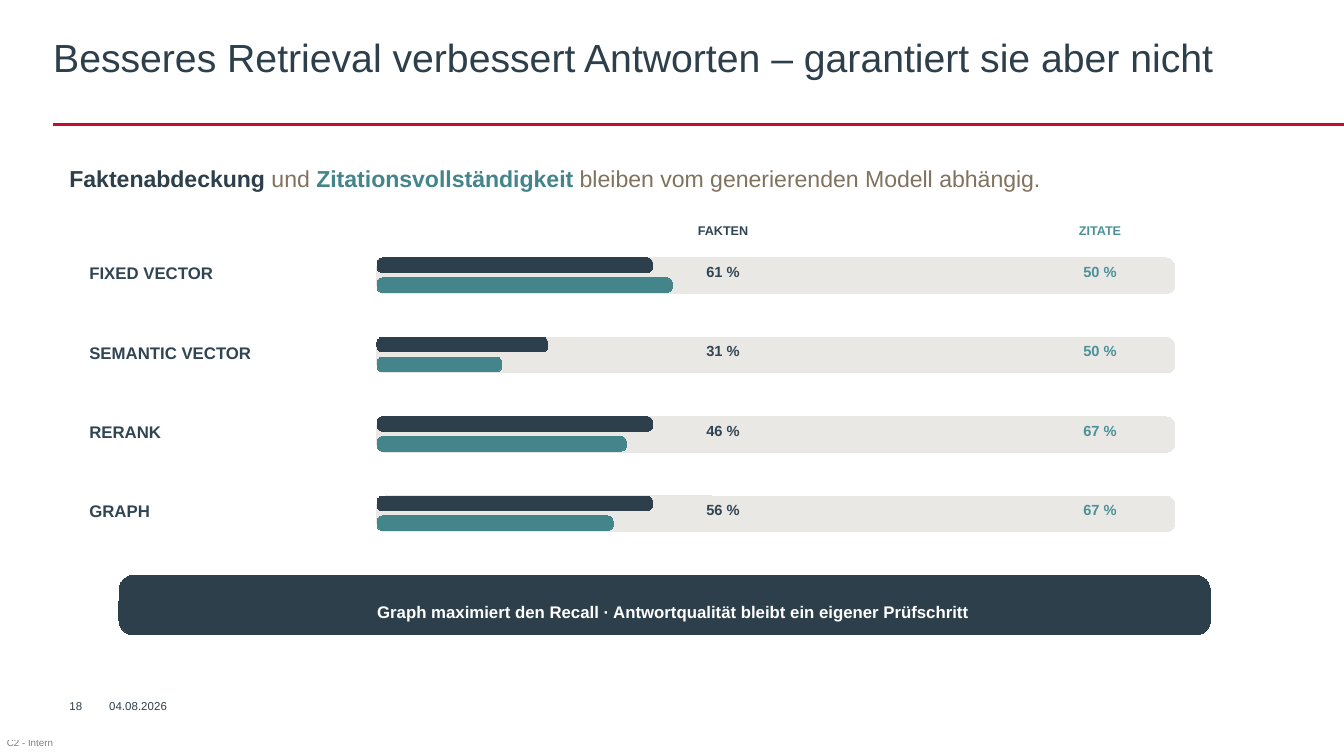
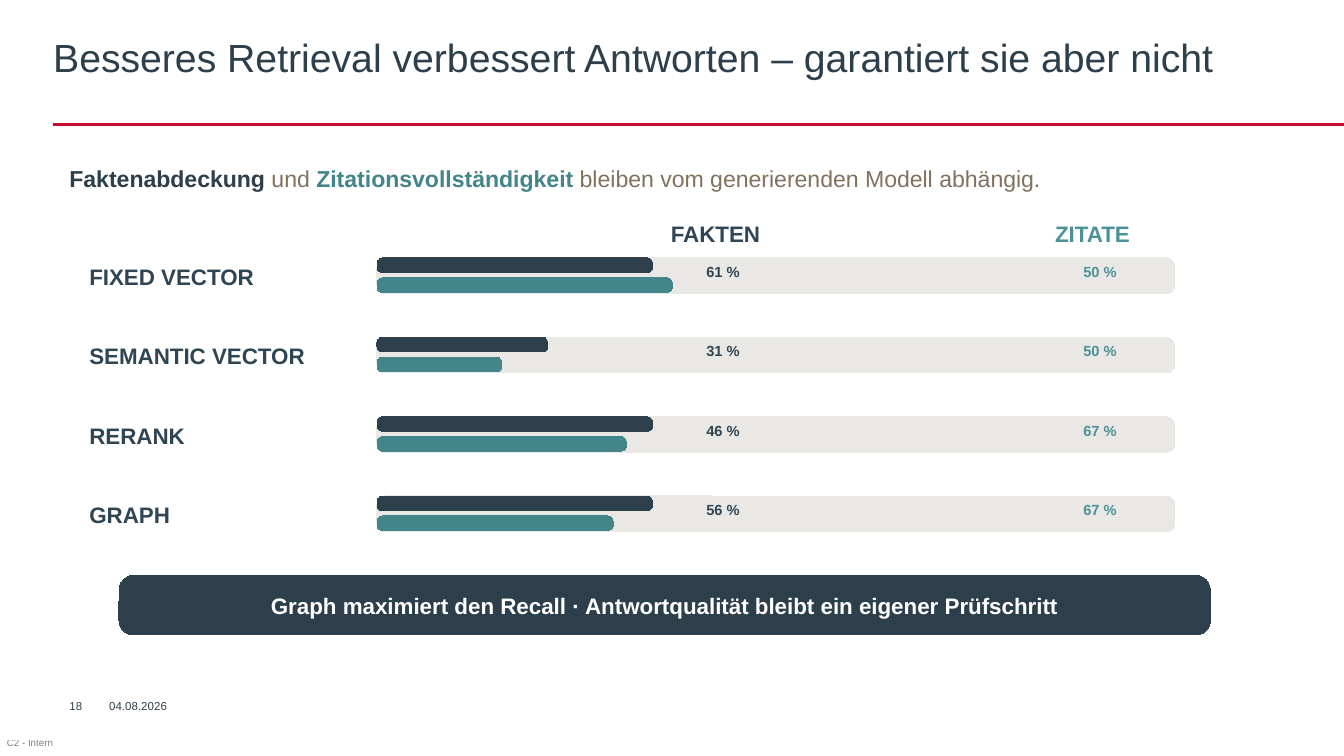
Before and after one commit to AkrosAG/RAG-Workshop, a slide deck: slide 23 of RAG_Workshop.pptx. Drawn at 1344x756 pixels with LibreOffice and Linux fonts; fonts in the diff are those of the drawing; background and template pictures are left out. Boxes give left, top, right and bottom in pixels: in the first picture for what was removed or moved away, otherwise in the second. Text is boxed around its words. In the diff, an @@ line names an element or a change of style, - is before the commit and + after.

```diff
--- a/RAG_Workshop.pptx
+++ b/RAG_Workshop.pptx
@@ text "FAKTEN" at (671, 226, 760, 242): size 9 to 16 pt @@
@@ text "FAKTEN": place and size @@
-text "FAKTEN" at (698, 226, 748, 235)
+text "FAKTEN" at (671, 226, 760, 242)
@@ text "ZITATE": place and size @@
-text "ZITATE" at (1079, 226, 1121, 235)
+text "ZITATE" at (1055, 226, 1130, 242)
@@ text "ZITATE" at (1055, 226, 1130, 242): size 9 to 16 pt @@
@@ size 12 to 16 pt in 4 elements at (89, 269, 254, 286), (89, 348, 305, 365), (89, 428, 184, 444), (89, 507, 170, 523) @@
@@ text in rounded rectangle at (271, 597, 1058, 619): text added @@
+Graph maximiert den Recall · Antwortqualität bleibt ein eigener Prüfschritt
@@ text removed at (377, 606, 968, 622) @@
-Graph maximiert den Recall · Antwortqualität bleibt ein eigener Prüfschritt
```
Also in this commit, not shown: 4 other slides changed.
